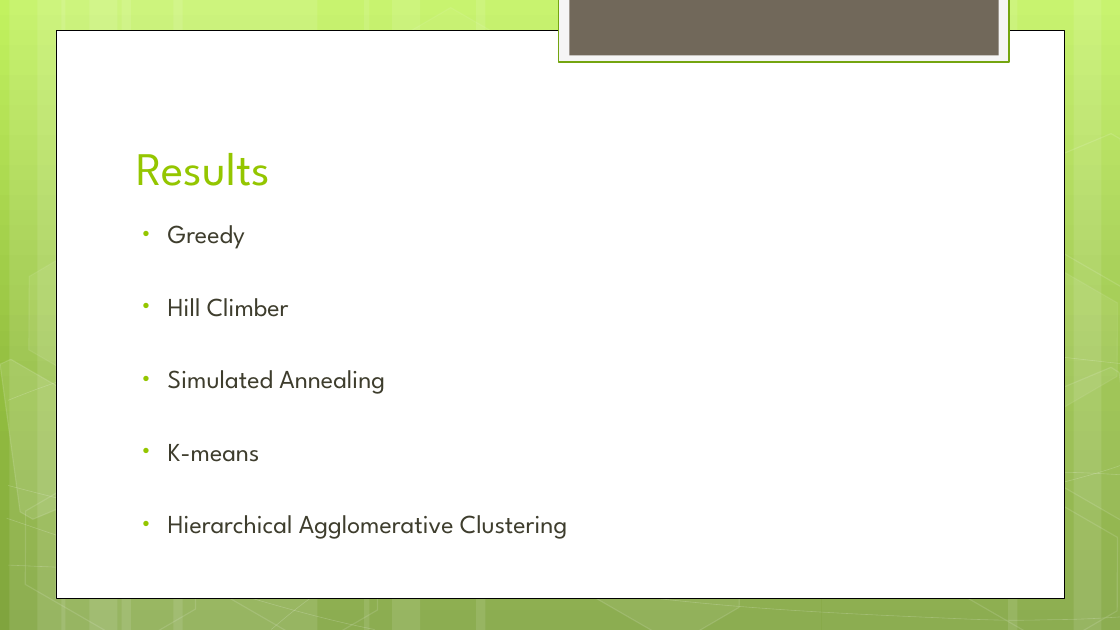
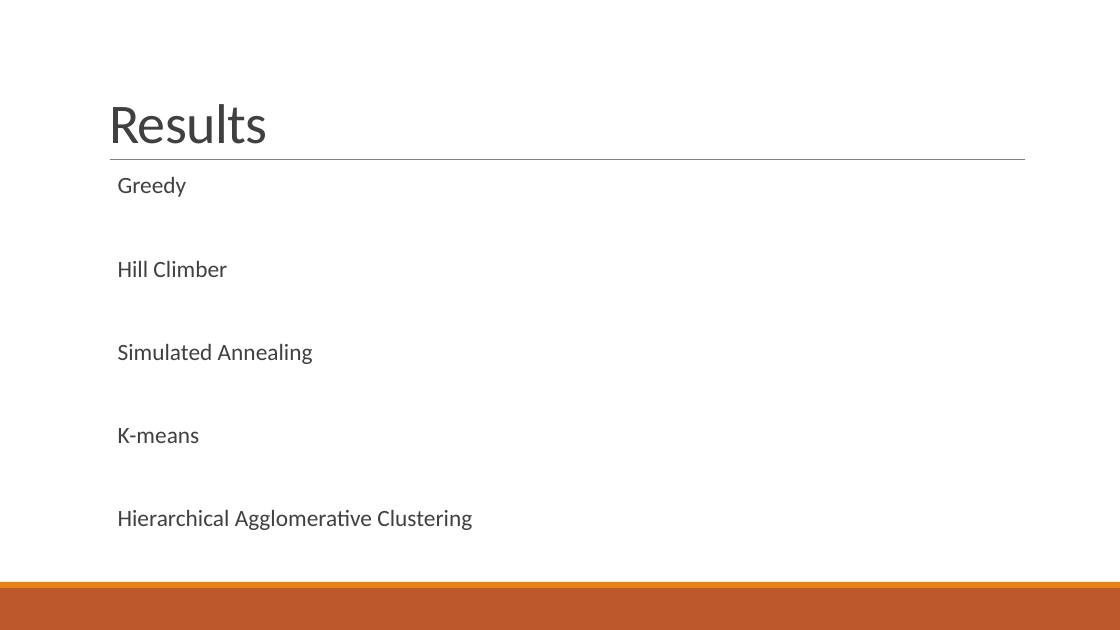
Before and after one commit to broekm006/SmartGrid, a slide deck: slide 11 of Final_V2.pptx. Drawn at 1120x630 pixels with LibreOffice and Linux fonts; fonts in the diff are those of the drawing. Boxes give left, top, right and bottom in pixels: in the first picture for what was removed or moved away, otherwise in the second. Text is boxed around its words. In the diff, an @@ line names an element or a change of style, - is before the commit and + after.

```diff
--- a/Final_V2.pptx
+++ b/Final_V2.pptx
@@ background gradient #C3F35F to #93BF3F to #81A53E to #FFFFFF @@
@@ title "Results": place and size @@
-title "Results" at (136,153,270,186)
+title "Results" at (109,104,267,144)
@@ title "Results" at (109,104,267,144): size 40 to 48 pt, font League Spartan to Calibri, text colour #94C600 to #404040, letter spacing 0 to -0.5 pt; line spacing 1 to 0.85 @@
@@ rectangle removed at (559,0,1009,62) @@
@@ rectangle removed at (570,0,999,55) @@
@@ rectangle removed at (56,30,1065,598) @@
@@ group removed at (0,0,1120,630): 12 rectangles, 8 freeform shapes, 7 hexagons @@
@@ text "Greedy": place and size @@
-text "Greedy" at (168,225,567,539)
+text "Greedy" at (118,177,472,530)
@@ text "Greedy" at (118,177,472,530): size 22.2 to 20 pt, font League Spartan to Calibri, text colour #3E3D2D to #404040; bullet • to  ; line spacing 1 to 0.9; more space between paragraphs; bullet colour #94C600 to #E48312 @@
@@ line added from (110, 160) to (1026, 160), #808080 0.5 pt @@
@@ rectangle added at (0,588,1120,630), fill #BD582C @@
@@ rectangle added at (0,582,1120,588), fill #E48312 @@
```
Also in this commit, not shown: 18 other slides changed, 4 slides added, 1 slide removed, 11 other files.
